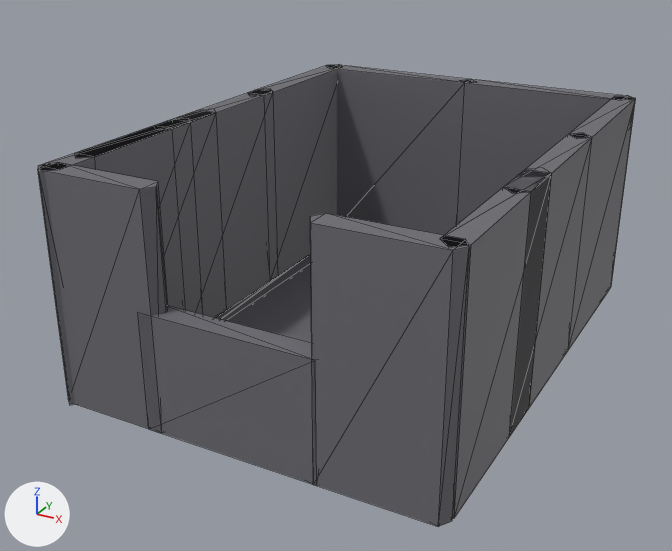
What one commit did to the FBX model Assets/Appliances/Frier.fbx.
One viewpoint serves both versions: a 50 mm camera at (2.16, -4.37, 2.5) aimed at (-0.12, -0.22, 0.42). Arrows for +X, +Y and +Z are at lower left; the lights stay in place. Mesh edges are drawn as thin lines. Where no turn or scale is listed for an object, it has been applied to the vertices. Vertices at the same position are counted once.

The first picture shows 'mergedBlocks'.
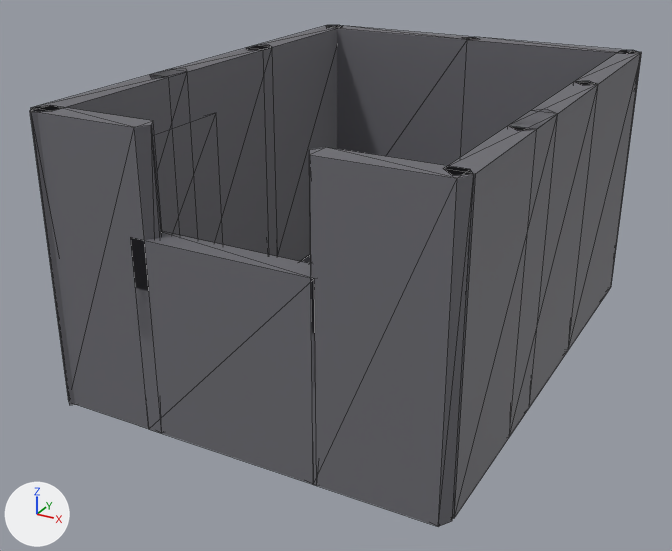
Commit message: Deeper frier

Boxes [x1, y1, x2, y2] around the edits, measured in the pictures (672 x 551 px; the box of a moved part takes in the faces that stretch with it):
'mergedBlocks', reshaped (9% taller)
    before: [38, 65, 636, 527]
    after: [30, 25, 642, 527]
part 1 of me_mesh, moved or reshaped
    before: [154, 89, 273, 309]
    after: [155, 113, 223, 245]
part 2 of me_mesh, moved or reshaped
    before: [75, 109, 227, 318]
    after: [444, 110, 557, 519]
part 3 of me_mesh, moved or reshaped
    before: [440, 168, 552, 519]
    after: [568, 50, 642, 350]
part 4 of me_mesh, moved or reshaped
    before: [38, 65, 636, 479]
    after: [30, 25, 636, 479]

The edits, one by one:
me_mesh is used by ob_mergedblocks; location (0.0, 0.0, 0.0).
me_mesh had 152 vertices, 260 faces and spanned x -1.06..1.06, y -1.43..1.43, z -0.02..1.22.
me_mesh now has 152 vertices, 260 faces and spans x -1.06..1.06, y -1.43..1.43, z -0.02..1.5.
me_mesh part 1: the loose piece of 12 vertices spanning x -1.06..-0.94, y -0.59..0.53, z -0.02..1.22 is moved by (0.0, -0.6, 0.0).
me_mesh part 2: the loose piece of 12 vertices spanning x -1.06..-0.94, y -1.19..-0.07, z -0.02..1.22 is scaled about its middle by (1, 1, 1.22), then moved by (2.0, -0.2, 0.14).
me_mesh part 3: the loose piece of 12 vertices spanning x 0.94..1.06, y -1.39..-0.27, z -0.02..1.22 is scaled about its middle by (1, 1, 1.22), then moved by (0.0, 1.7, 0.14).
me_mesh part 4: 110 of 152 vertices moved; they spanned x -1.06..1.06, y -1.43..1.43, z -0.02..1.22 and now span x -1.06..1.06, y -1.43..1.43, z -0.02..1.5; mean shift (-0.22, -0.1, 0.13); largest move (1.02, -1.41, -0.02) -> (-1.06, 1.35, 1.5).
